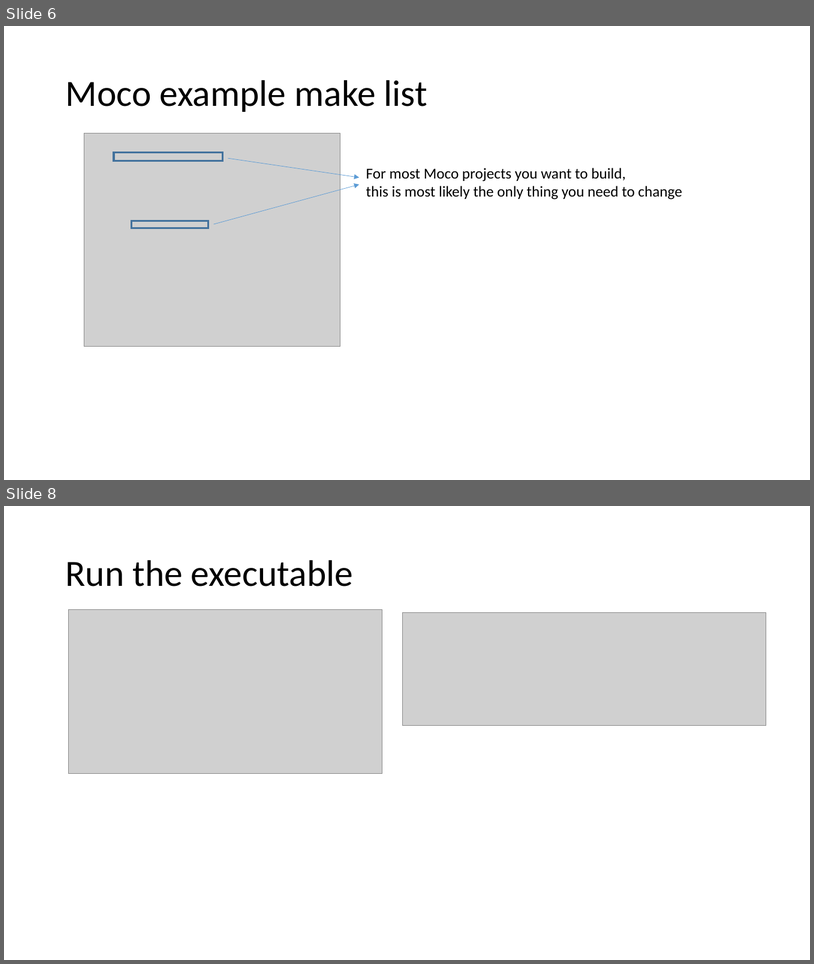
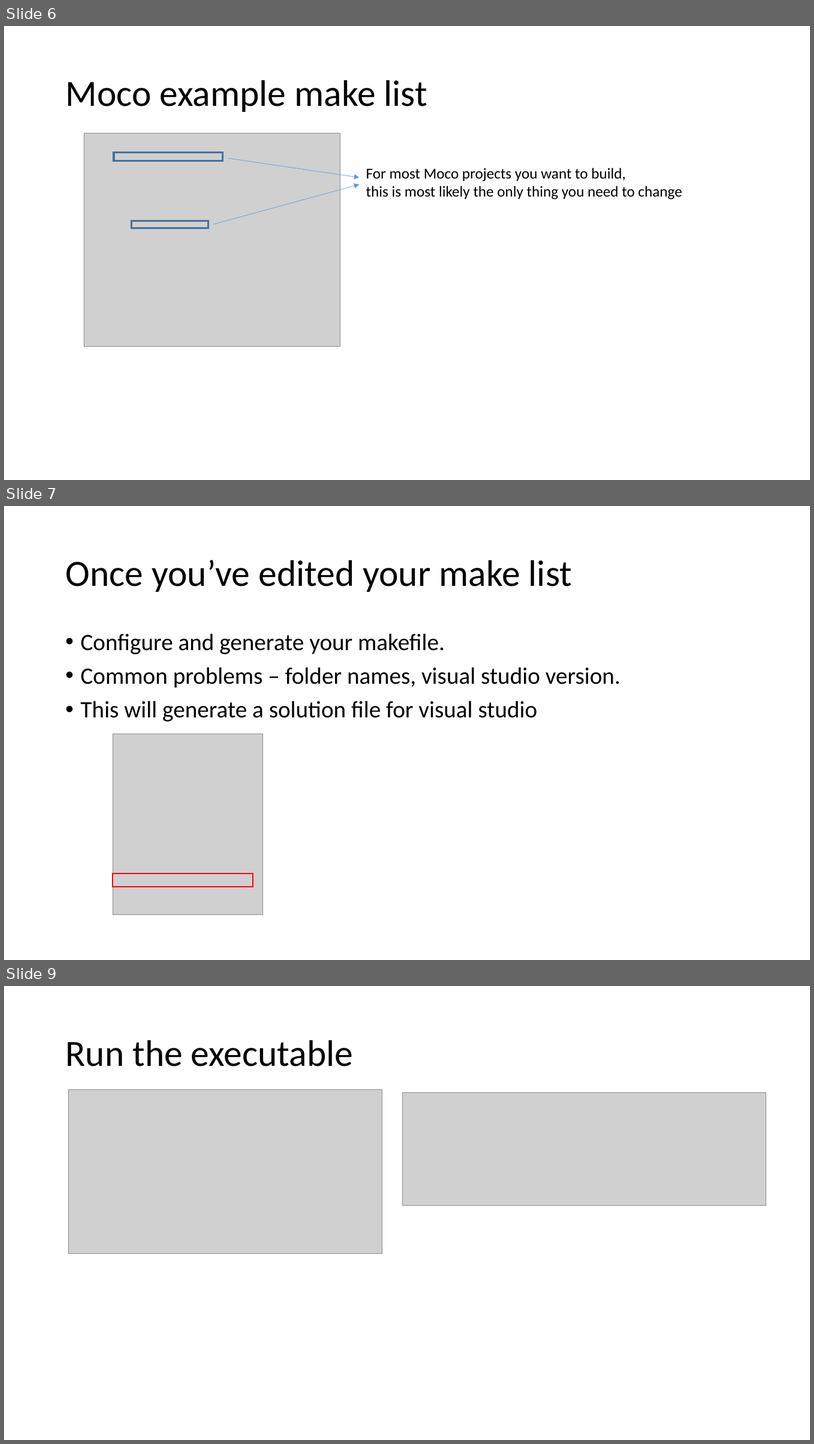
Before and after one commit to v9joshi/Moco-custom-goal, a slide deck: Tutorial.pptx. Shown one above the other, each under a label of ours: slides 6 and 8 before the commit, slides 6, 7 and 9 after it; the slides between them are not shown. The pictures are 814x964 and 814x1444 pixels, drawn with LibreOffice and Linux fonts; fonts in the diff are those of the drawing; grey boxes stand for pictures. Boxes give left, top, right and bottom in pixels: in the first picture for what was removed or moved away, otherwise in the second. Text is boxed around its words. In the diff, an @@ line names an element or a change of style, - is before the commit and + after.

```diff
--- a/Tutorial.pptx
+++ b/Tutorial.pptx
@@ slide 7 added at <box>4,506,810,960</box>, background #FFFFFF @@
@@ title added at <box>65,560,572,592</box>, 44 pt, text #000000 @@
+Once you’ve edited your make list
@@ text added at <box>81,633,621,721</box>, 28 pt, text #000000 @@
+• Configure and generate your makefile.
+• Common problems – folder names, visual studio version.
+• This will generate a solution file for visual studio
@@ picture added at <box>113,734,263,915</box> @@
@@ rectangle added at <box>113,873,253,886</box>, outline #FF0000 1.5 pt @@
@@ what was slide 8 is now slide 9 @@
```
Also in this commit, not shown: 2 slides changed, 5 other slides added, 8 other files.
